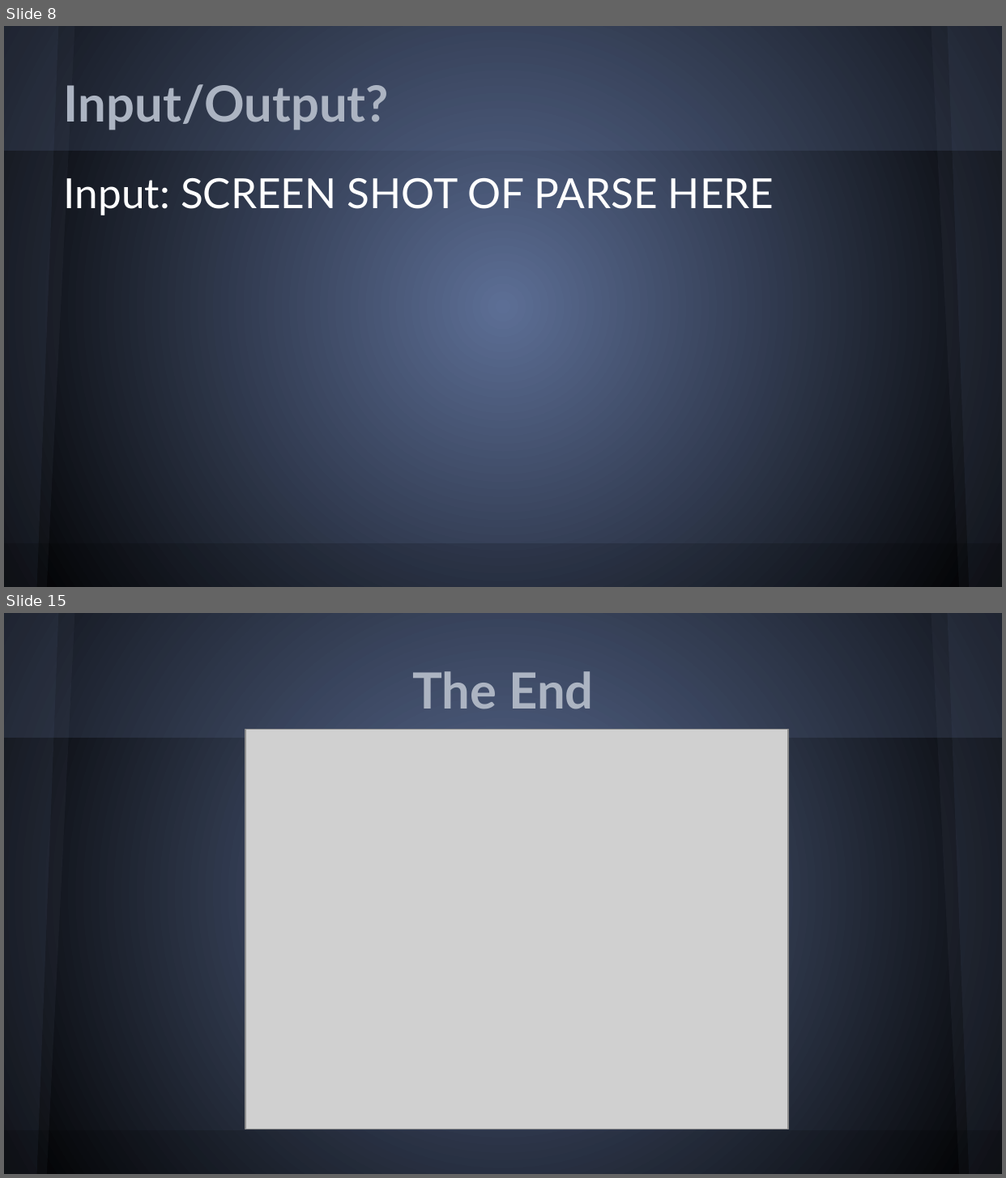
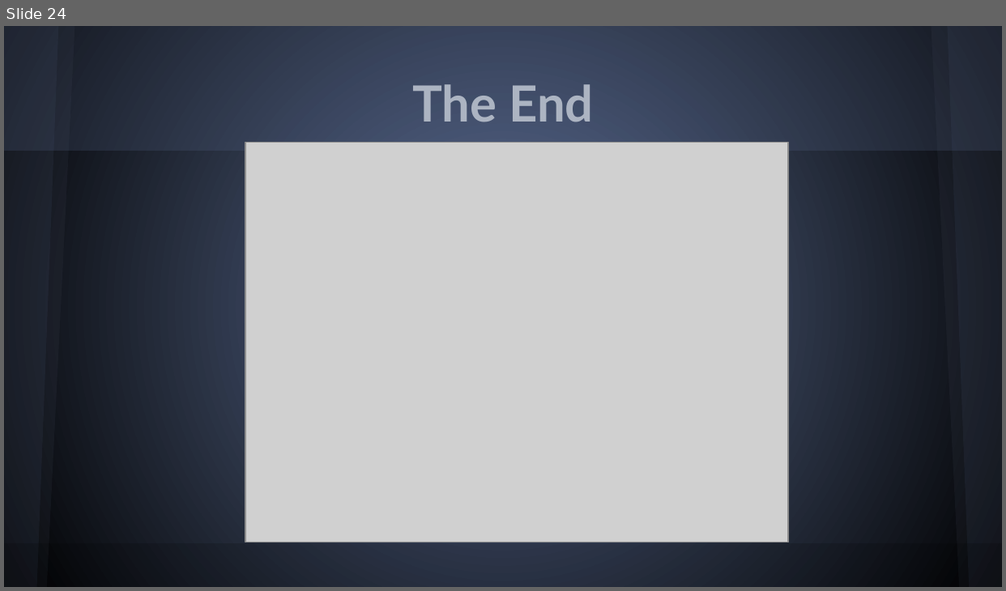
Before and after one commit to PGSSCompBio14/Stochastic-Simulator-Project, a slide deck: powerpoint/BOSSppt.pptx. Shown one above the other, each under a label of ours: slides 8 and 15 before the commit, slide 24 after it; the slides between them are not shown. The pictures are 1006x1178 and 1006x591 pixels, drawn with LibreOffice and Linux fonts; fonts in the diff are those of the drawing; grey boxes stand for pictures. Boxes give left, top, right and bottom in pixels: in the first picture for what was removed or moved away, otherwise in the second. Text is boxed around its words. In the diff, an @@ line names an element or a change of style, - is before the commit and + after.

```diff
--- a/powerpoint/BOSSppt.pptx
+++ b/powerpoint/BOSSppt.pptx
@@ slide 8 removed at (4, 26, 1002, 587), background gradient #5C6E95 to #000000; not listed: 6 template elements that a slide beside it also shows @@
@@ title removed at (64, 84, 389, 130) @@
-Input/Output?
@@ text removed at (64, 178, 774, 216) @@
-Input: SCREEN SHOT OF PARSE HERE
@@ what was slide 15 is now slide 24 @@
```
Also in this commit, not shown: 7 slides changed, 16 slides added, 6 other slides removed.
